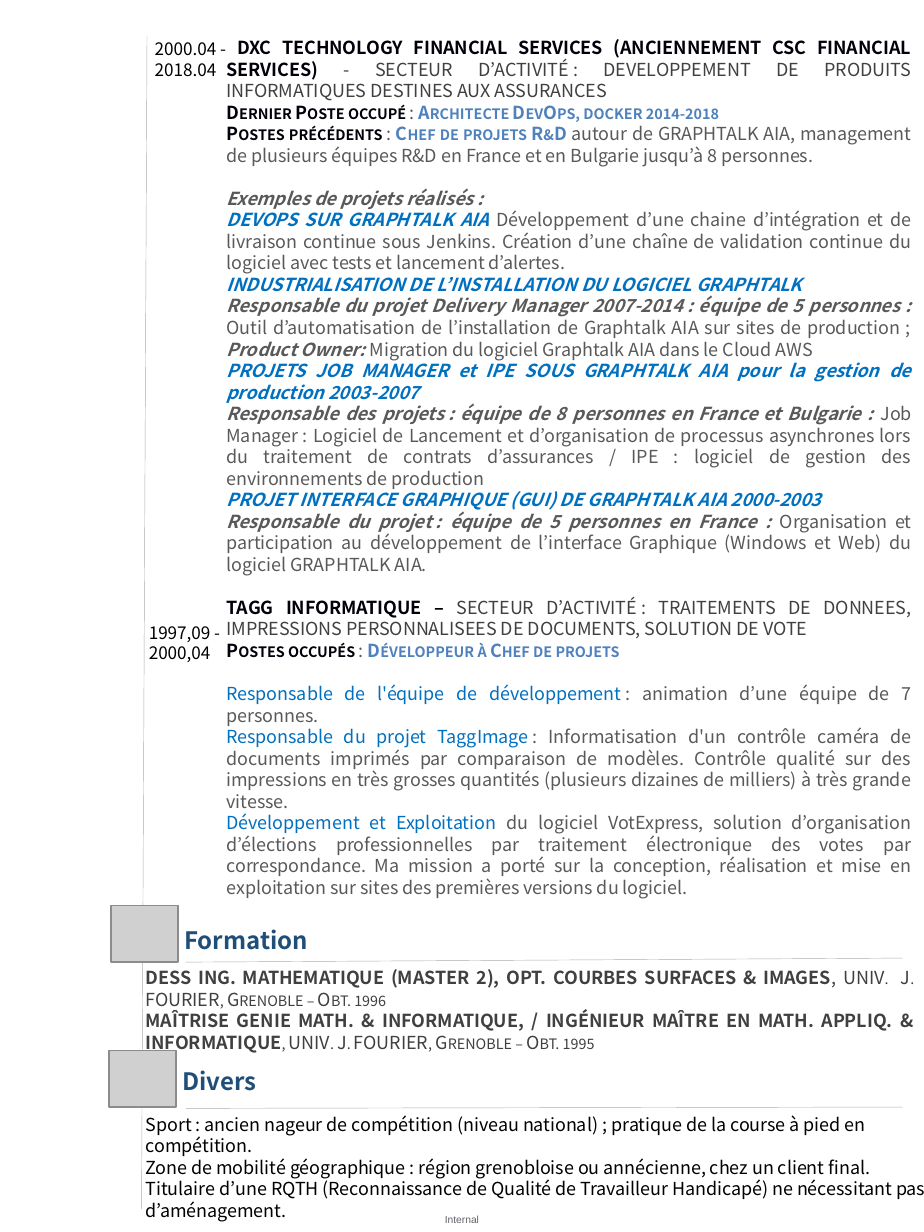
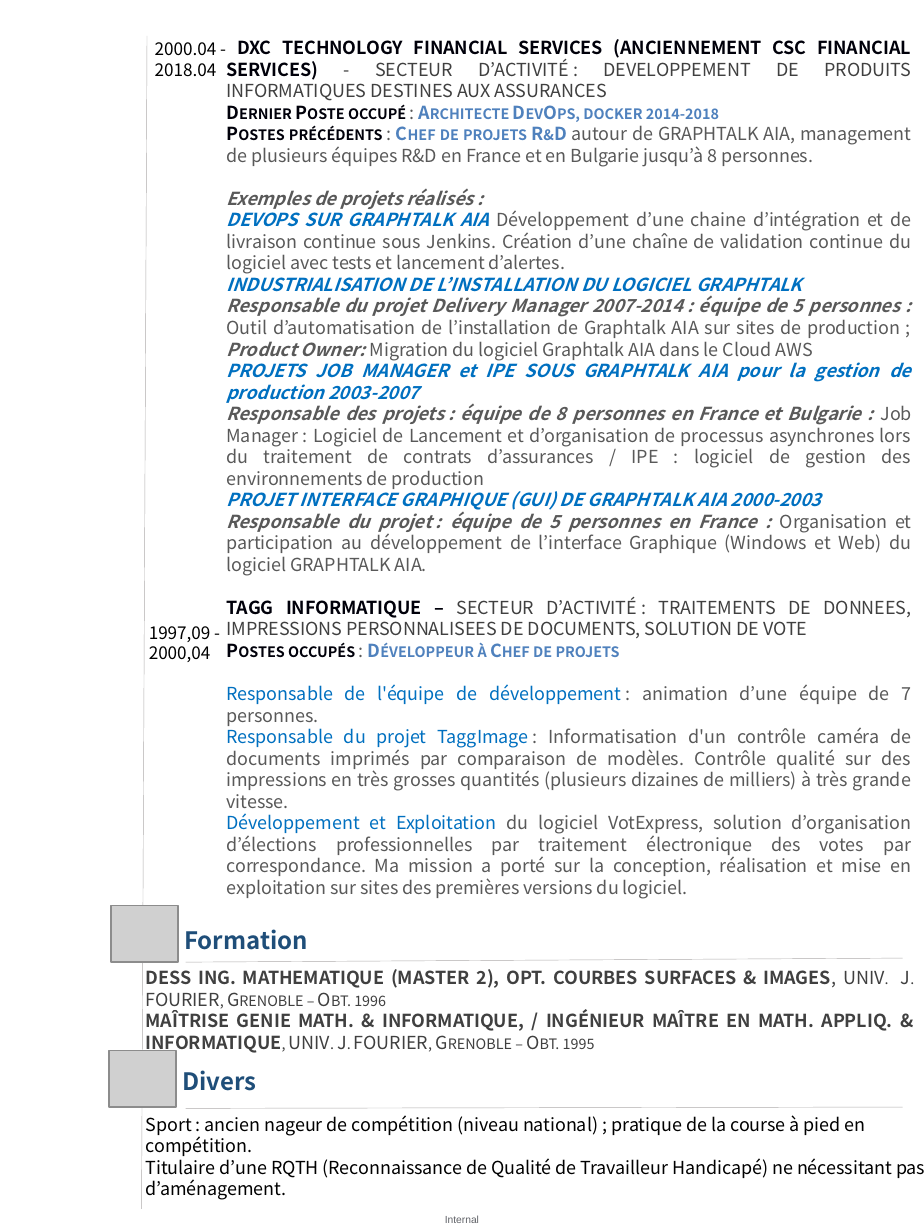
Before and after one commit to Solifred38/cv, a slide deck: slide 2 of CV_FFROMAGER.pptx. Drawn at 924x1232 pixels with LibreOffice and Linux fonts; fonts in the diff are those of the drawing; grey boxes stand for pictures. Boxes give left, top, right and bottom in pixels: in the first picture for what was removed or moved away, otherwise in the second. Text is boxed around its words. In the diff, an @@ line names an element or a change of style, - is before the commit and + after.

```diff
--- a/CV_FFROMAGER.pptx
+++ b/CV_FFROMAGER.pptx
@@ text at (x1=146, y1=1155, x2=871, y2=1179): paragraph removed @@
-Zone de mobilité géographique : région grenobloise ou annécienne, chez un client final.
```
Also in this commit, not shown: 1 other slide changed, 1 other file.
